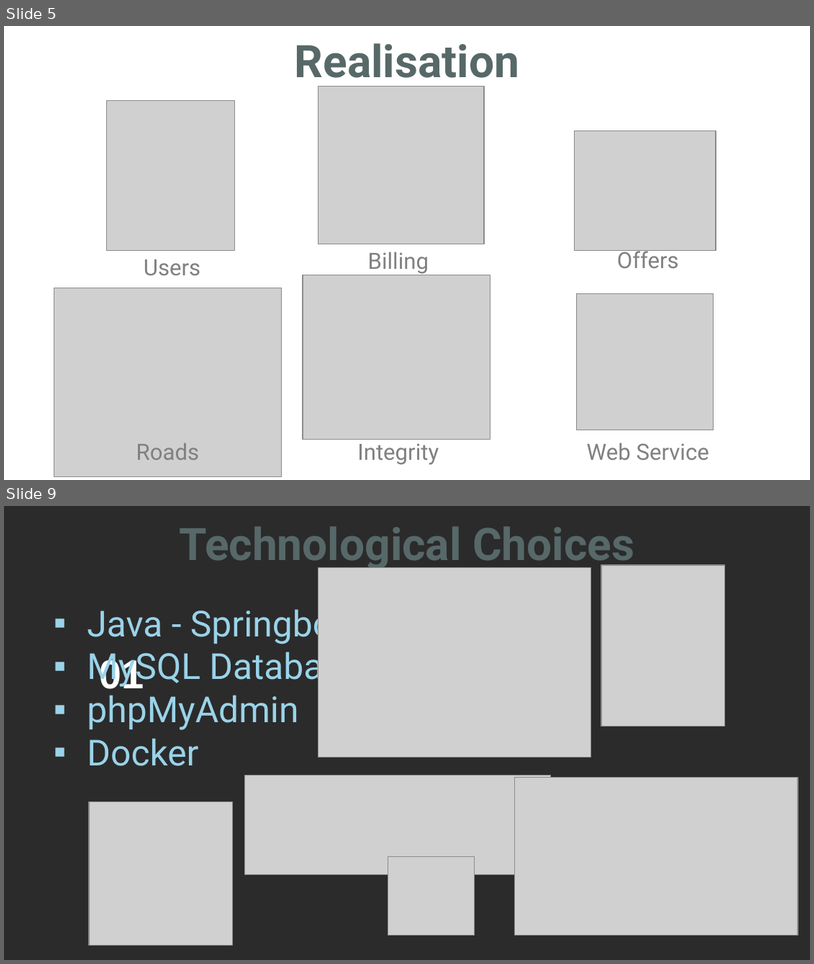
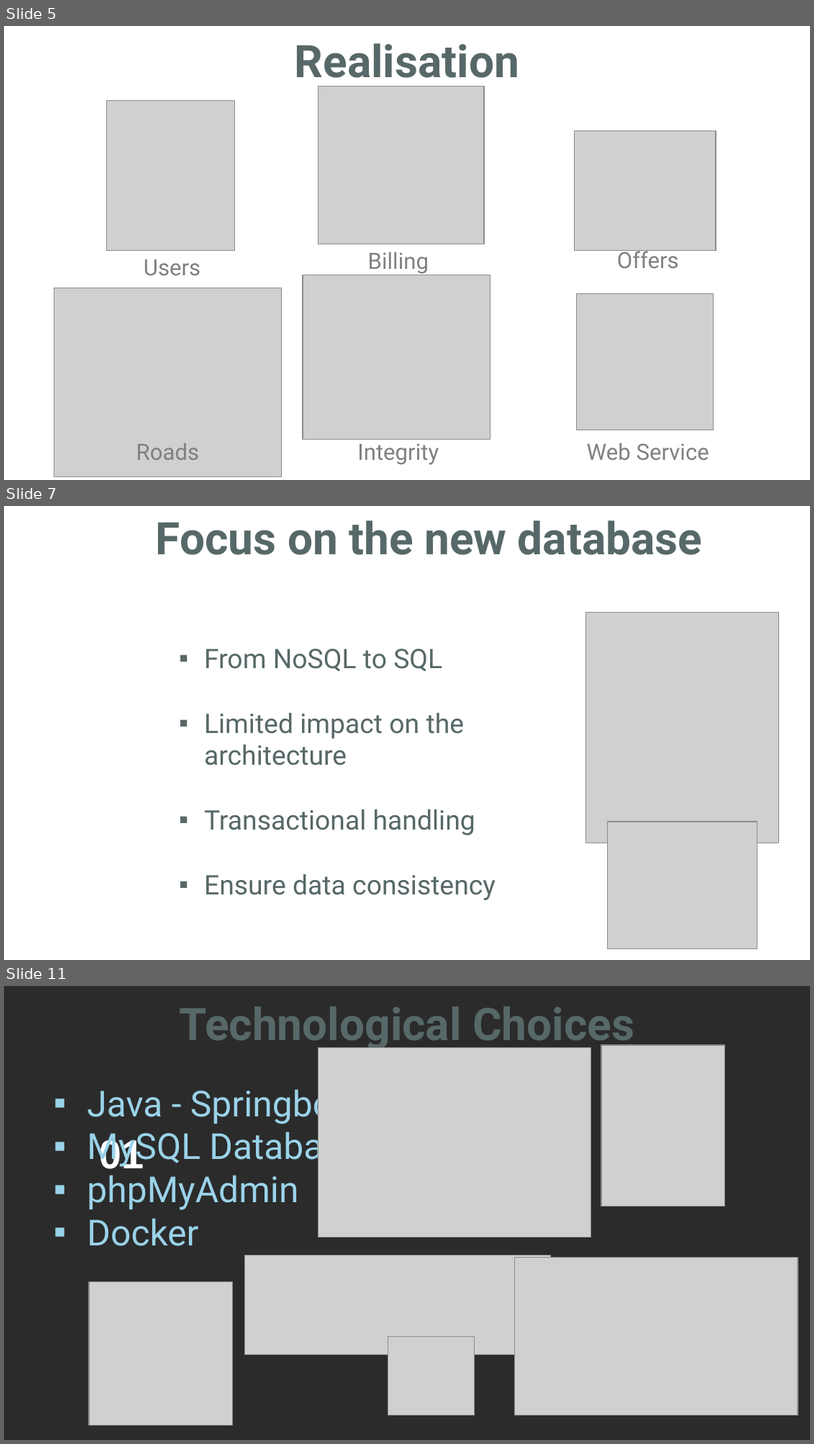
Before and after one commit to AmandineBenza/BlablaMove, a slide deck: src/main/resources/Presentations/BlablaMove_OralDefense.pptx. Shown one above the other, each under a label of ours: slides 5 and 9 before the commit, slides 5, 7 and 11 after it; the slides between them are not shown. The pictures are 814x964 and 814x1444 pixels, drawn with LibreOffice and Linux fonts; fonts in the diff are those of the drawing; grey boxes stand for pictures; background and template pictures are left out; a plain dark background stands for a picture behind light text. Boxes give left, top, right and bottom in pixels: in the first picture for what was removed or moved away, otherwise in the second. Text is boxed around its words. In the diff, an @@ line names an element or a change of style, - is before the commit and + after.

```diff
--- a/src/main/resources/Presentations/BlablaMove_OralDefense.pptx
+++ b/src/main/resources/Presentations/BlablaMove_OralDefense.pptx
@@ slide 7 added at <box>4,506,810,960</box>, background picture (left out) @@
@@ text added at <box>156,520,703,555</box>, 40 pt, text #576868, bold @@
+Focus on the new database
@@ picture added at <box>586,612,779,842</box> @@
@@ text added at <box>204,649,496,900</box>, 24 pt, text #576868 @@
+▪ From NoSQL to SQL
+▪ Limited impact on the architecture
+▪ Transactional handling
+▪ Ensure data consistency
@@ text added at <box>306,649,324,669</box>, 28 pt, text #FFFFFF, bold @@
+1
@@ text added at <box>412,715,430,723</box>, 28 pt, text #FFFFFF, bold @@
+▪ 2
@@ text added at <box>234,815,252,822</box>, 28 pt, text #FFFFFF, bold @@
+3
@@ picture added at <box>608,821,758,949</box> @@
@@ text added at <box>234,880,252,895</box>, 28 pt, text #FFFFFF, bold @@
+4
@@ what was slide 9 is now slide 11 @@
```
Also in this commit, not shown: 10 slides changed, 1 other slide added.
